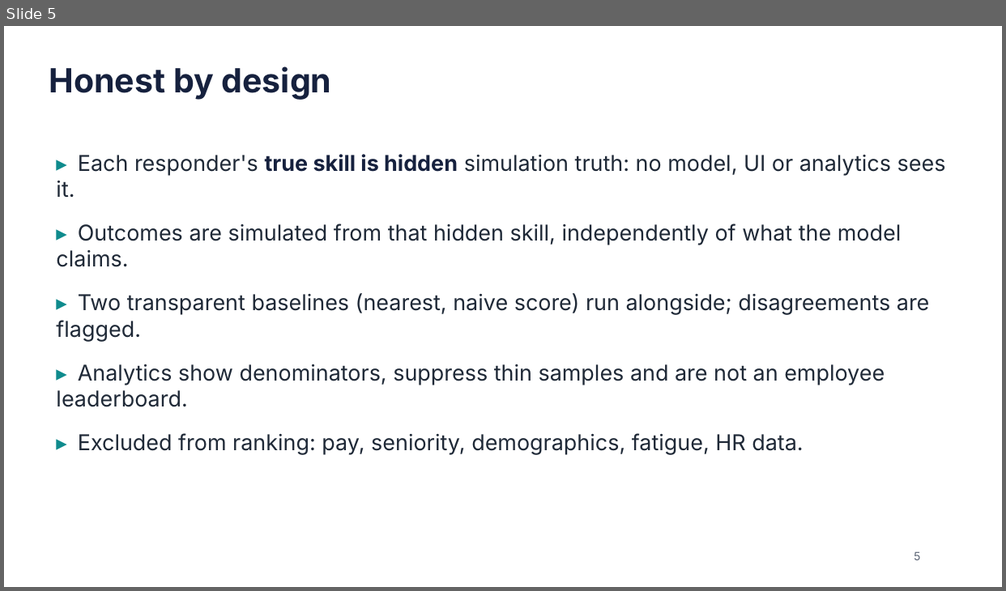
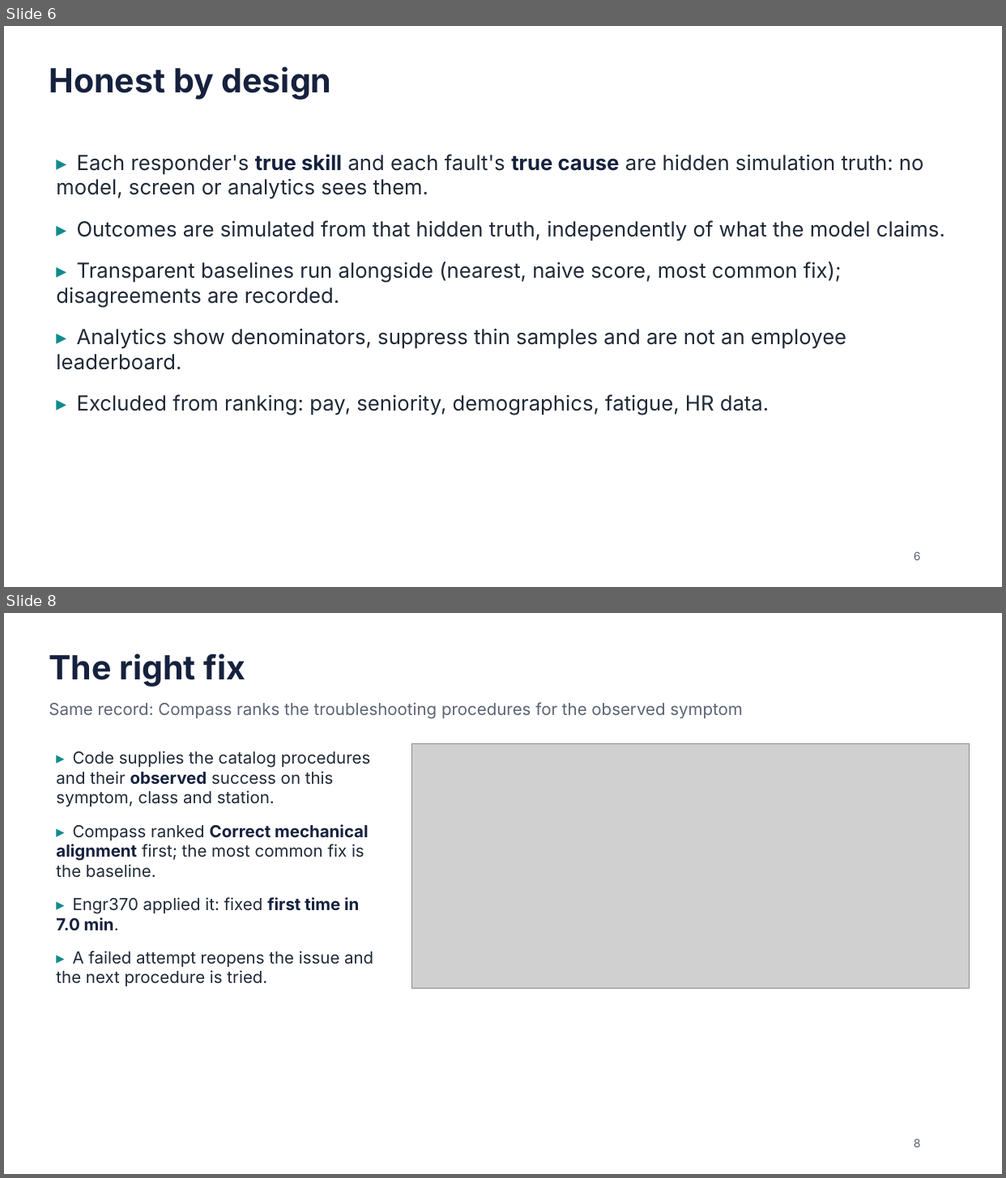
Before and after one commit to e8aura-makodev58/amd-compass, a slide deck: docs/submission/ResponseCompass-deck.pptx. Shown one above the other, each under a label of ours: slide 5 before the commit, slides 6 and 8 after it; the slides between them are not shown. The pictures are 1006x591 and 1006x1178 pixels, drawn with LibreOffice and Linux fonts; fonts in the diff are those of the drawing; grey boxes stand for pictures. Boxes give left, top, right and bottom in pixels: in the first picture for what was removed or moved away, otherwise in the second. Text is boxed around its words. In the diff, an @@ line names an element or a change of style, - is before the commit and + after.

```diff
--- a/docs/submission/ResponseCompass-deck.pptx
+++ b/docs/submission/ResponseCompass-deck.pptx
@@ slide 8 added at (4,613,1002,1174), background #FFFFFF @@
@@ text added at (49,653,246,687), 32 pt, text #16213E, bold @@
+The right fix
@@ text added at (49,702,742,719), 16 pt, text #5B6474 @@
+Same record: Compass ranks the troubleshooting procedures for the observed symptom
@@ text added at (56,751,373,986), 16 pt, text #1F2937 @@
+▸ Code supplies the catalog procedures and their observed success on this symptom, class and station.
+▸ Compass ranked Correct mechanical alignment first; the most common fix is the baseline.
+▸ Engr370 applied it: fixed first time in 7.0 min.
+▸ A failed attempt reopens the issue and the next procedure is tried.
@@ picture added at (412,744,970,989) @@
@@ text added at (914,1139,921,1148), 11 pt, text #5B6474 @@
+8
@@ what was slide 5 is now slide 6 @@
@@ slide 6 changed as well @@
@@ text at (56,154,945,307): text changed; size 21 to 20 pt @@
-▸ Each responder's true skill is hidden simulation truth: no model, UI or analytics sees it.
-▸ Outcomes are simulated from that hidden skill, independently of what the model claims.
-▸ Two transparent baselines (nearest, naive score) run alongside; disagreements are flagged.
+▸ Each responder's true skill and each fault's true cause are hidden simulation truth: no model, screen or analytics sees them.
+▸ Outcomes are simulated from that hidden truth, independently of what the model claims.
+▸ Transparent baselines run alongside (nearest, naive score, most common fix); disagreements are recorded.
@@ text at (56,328,846,416): size 21 to 20 pt in "▸ Analytics show denominators, suppress thin samples ...", "▸ Excluded from ranking: pay, seniority, demographics, ..." @@
@@ text at (914,552,921,561): text changed @@
-5
+6
```
Also in this commit, not shown: 7 other slides changed, 5 other slides added, 2 slides removed, 16 other files.
